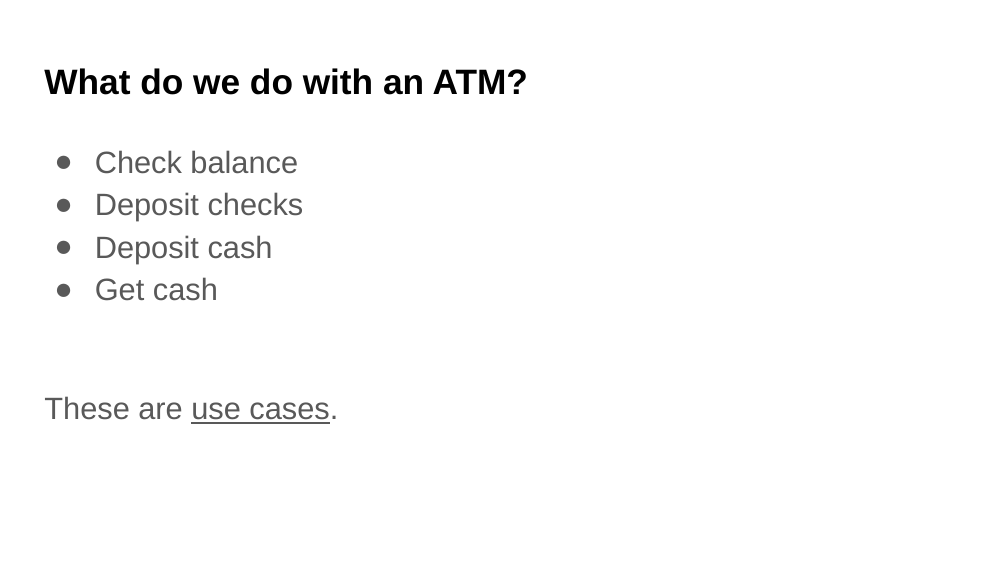
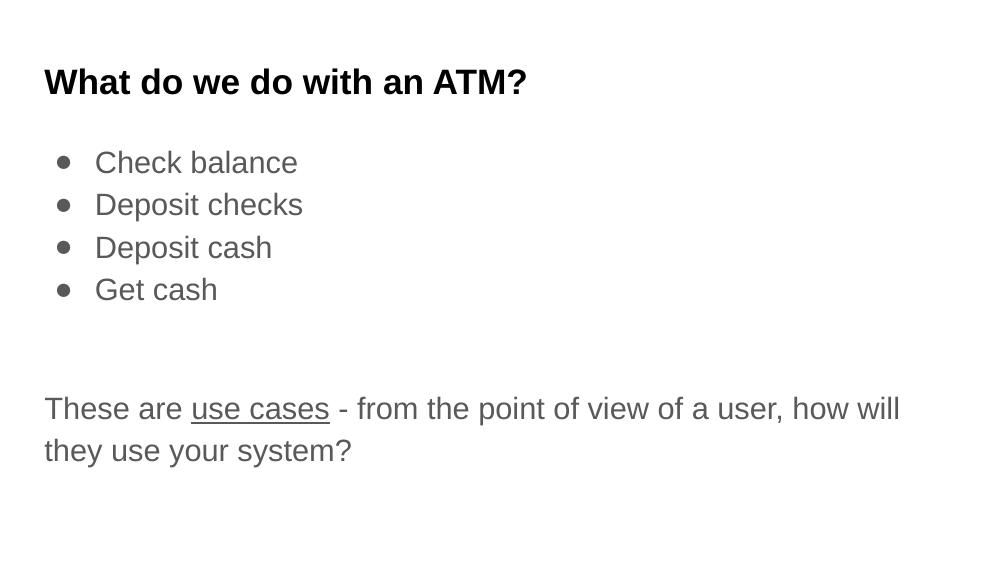
Before and after one commit to UWDATA515/lecture-materials, a slide deck: slide 22 of 07/DATA515_07_SoftwareDesign.pptx. Drawn at 1008x567 pixels with LibreOffice and Linux fonts; fonts in the diff are those of the drawing; background and template pictures are left out. Boxes give left, top, right and bottom in pixels: in the first picture for what was removed or moved away, otherwise in the second. Text is boxed around its words. In the diff, an @@ line names an element or a change of style, - is before the commit and + after.

```diff
--- a/07/DATA515_07_SoftwareDesign.pptx
+++ b/07/DATA515_07_SoftwareDesign.pptx
@@ text at bbox=[44, 396, 900, 467]: text changed @@
-These are use cases.
+These are use cases - from the point of view of a user, how will they use your system?
```
Also in this commit, not shown: 5 other slides changed, 2 slides added, 4 other files.
